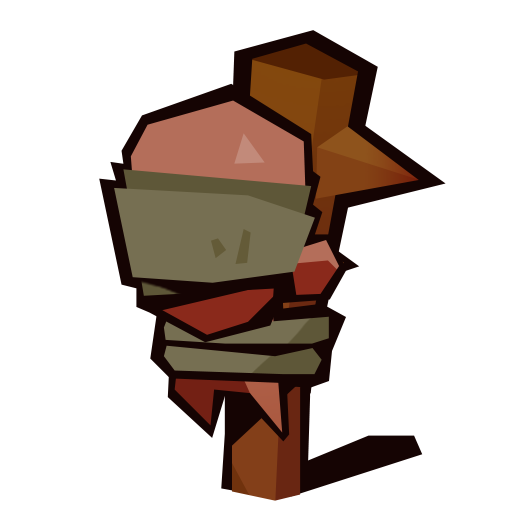
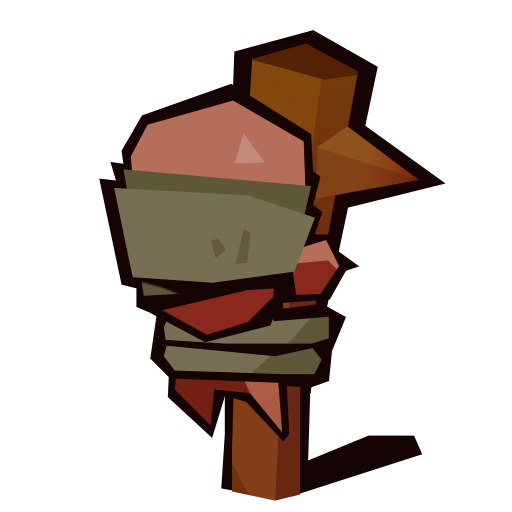
Revision of a layered (512, 512) image; what changed, layer by layer:
painted on "WholeStick" over [232, 386, 301, 446]
